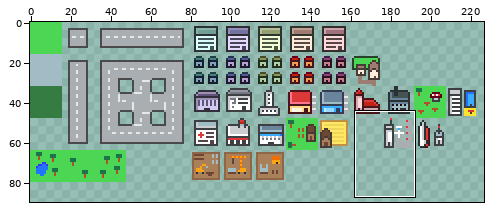
Two states of a sprite sheet, assets/sprites/tilemap.png. The picture above shows the old version from afar; the outline marks the close-up.
Close-up. First the earlier version:
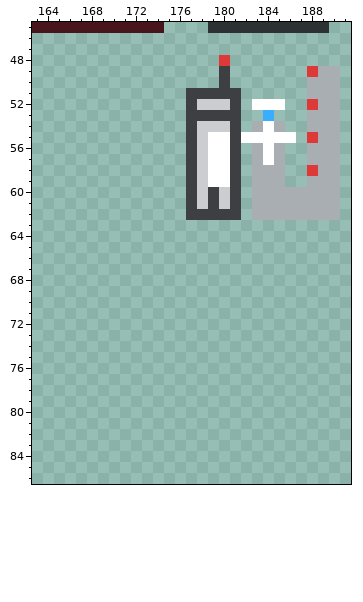
The file is 256x256 pixels. Colours within 5 levels of each other are drawn and written as one. Shown: x 163..191, y 45..86. The wide view leaves out empty margins.
After the commit:
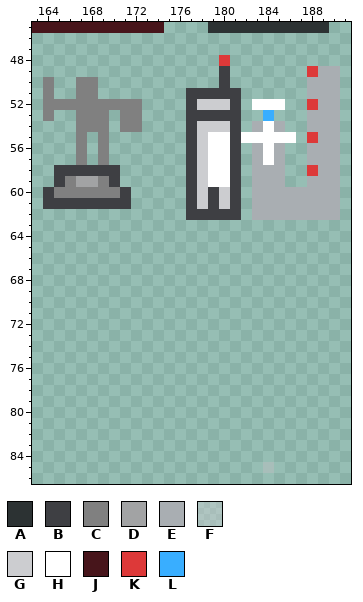
Palette (. is transparent): A #2c3233  B #3e3f43  C #808080  D #a2a3a4  E #a9aeb2  F #cccdd074  G #cccdd0  H #ffffff  J #47151b  K #dd3939  L #39aeff
Changes in this commit:
Colour B is added in row 58 at x 165 to 170; in row 59 at x 165 and 170; in row 60 at x 164 and 171; in row 61 at x 164 to 171.
Colour C is added in rows 50 to 51 at x 164 and 167 to 168; in row 52 at x 164 to 172; in row 53 at x 164, 167 to 169 and 171 to 172; in row 54 at x 167 to 169 and 171 to 172; in rows 55 to 57 at x 167 and 169; in row 59 at x 166 and 169.
Colour C is added in row 60 at x 165 to 170.
Colour D is added in row 59 at x 167 to 168.
Colour F is added in row 85 at x 184.
